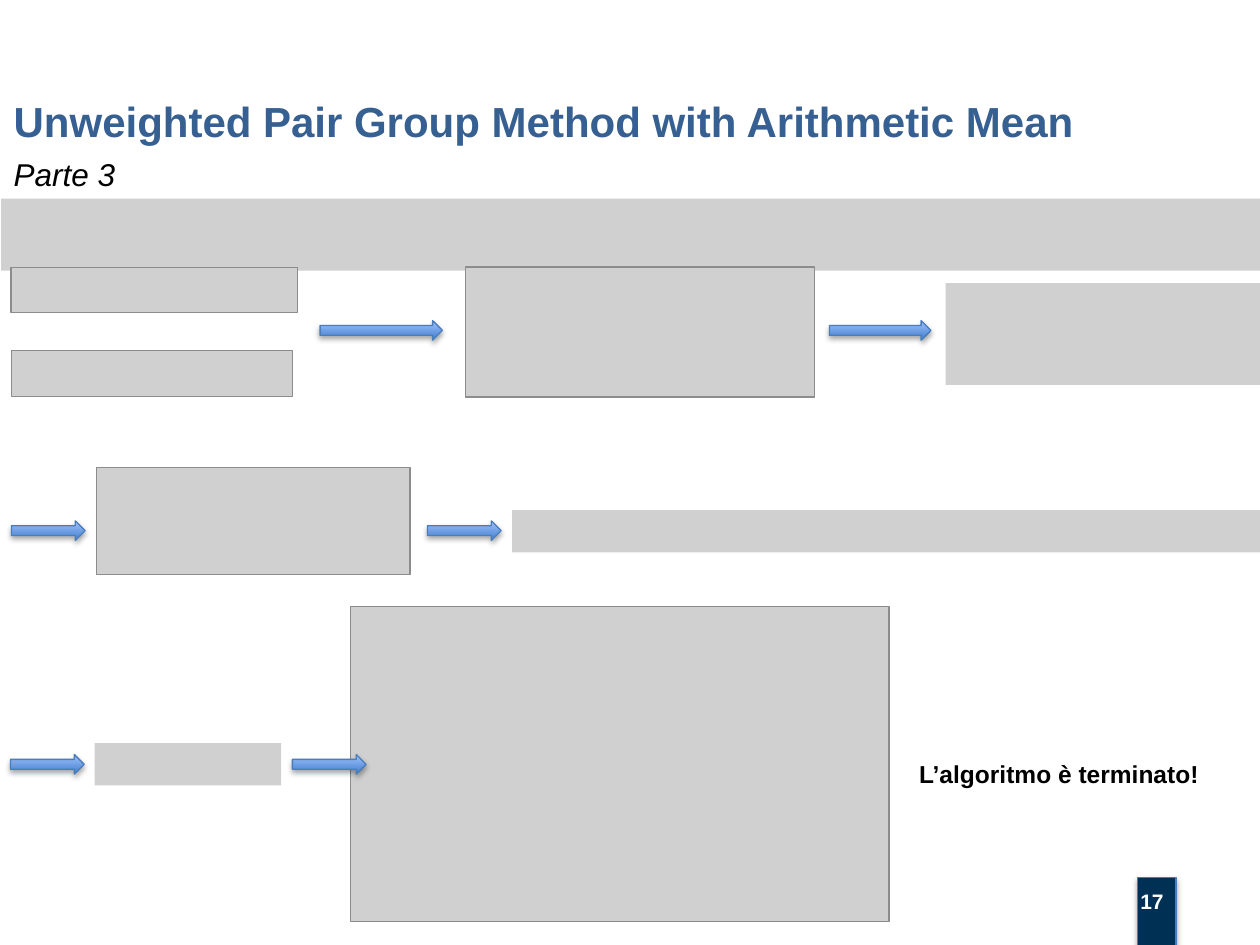
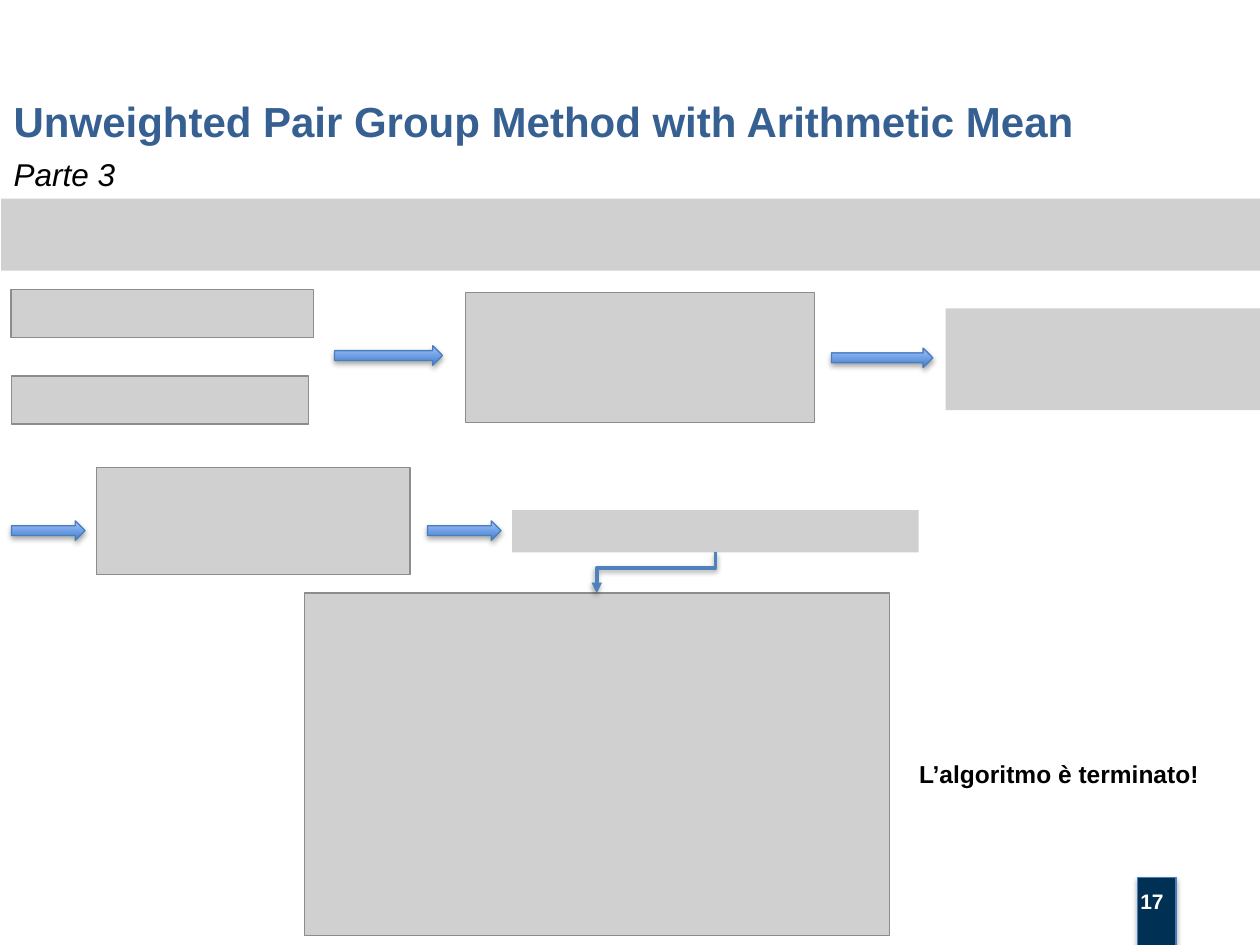
Before and after one commit to mtortoli/Thesis, a slide deck: slide 17 of Discussione Laurea/Slides v.1.0.pptx. Drawn at 1260x945 pixels with LibreOffice and Linux fonts; fonts in the diff are those of the drawing; grey boxes stand for pictures; background and template pictures are left out. Boxes give left, top, right and bottom in pixels: in the first picture for what was removed or moved away, otherwise in the second. Text is boxed around its words. In the diff, an @@ line names an element or a change of style, - is before the commit and + after.

```diff
--- a/Discussione Laurea/Slides v.1.0.pptx
+++ b/Discussione Laurea/Slides v.1.0.pptx
@@ picture resized from (x1=11, y1=267, x2=297, y2=312) to (x1=11, y1=290, x2=314, y2=338) @@
@@ picture moved from (x1=465, y1=267, x2=814, y2=397) to (x1=465, y1=292, x2=814, y2=422) @@
@@ picture moved from (x1=945, y1=284, x2=1260, y2=386) to (x1=945, y1=309, x2=1260, y2=411) @@
@@ right arrow resized from (x1=320, y1=320, x2=442, y2=340) to (x1=334, y1=345, x2=442, y2=365) @@
@@ right arrow moved from (x1=829, y1=320, x2=931, y2=340) to (x1=832, y1=348, x2=934, y2=368) @@
@@ picture resized from (x1=11, y1=350, x2=292, y2=396) to (x1=11, y1=375, x2=309, y2=423) @@
@@ picture resized from (x1=513, y1=510, x2=1260, y2=553) to (x1=513, y1=510, x2=920, y2=553) @@
@@ elbow arrow added from (716, 552) to (597, 593), #4F81BD 2 pt @@
@@ picture resized from (x1=350, y1=607, x2=890, y2=922) to (x1=304, y1=593, x2=888, y2=936) @@
@@ picture removed at (x1=94, y1=743, x2=281, y2=786) @@
@@ right arrow removed at (x1=10, y1=755, x2=83, y2=775) @@
@@ right arrow removed at (x1=292, y1=755, x2=365, y2=775) @@
```
Also in this commit, not shown: 13 other slides changed, 1 other file.
